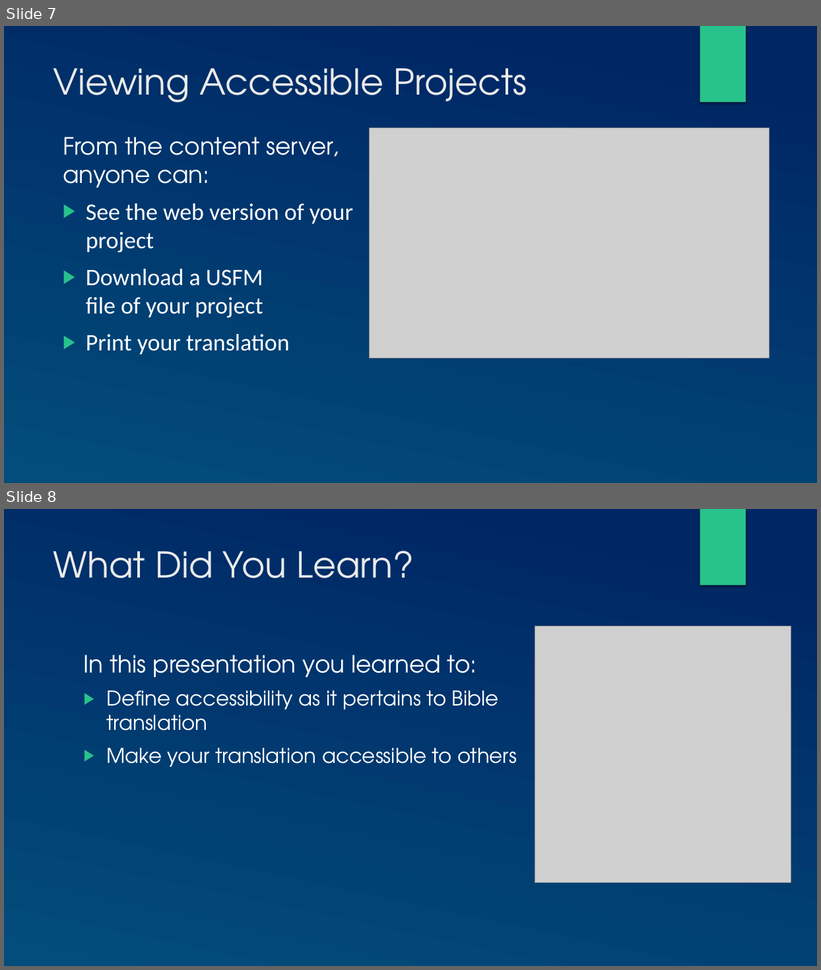
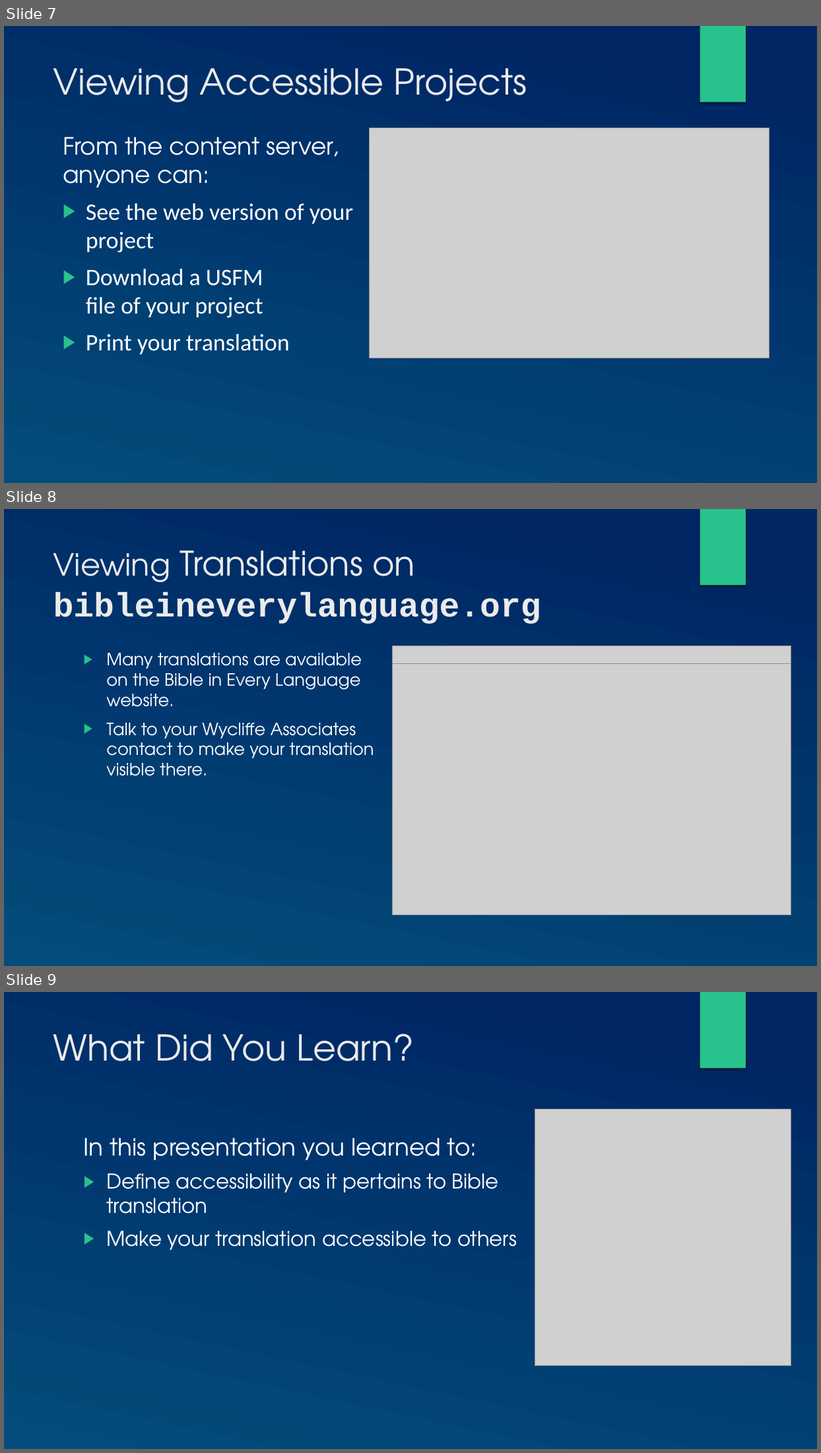
Before and after one commit to WycliffeAssociates/btt-writer-docs, a slide deck: docs/DPublish.pptx. Shown one above the other, each under a label of ours: slides 7 and 8 before the commit, slides 7, 8 and 9 after it. The pictures are 821x970 and 821x1453 pixels, drawn with LibreOffice and Linux fonts; fonts in the diff are those of the drawing; grey boxes stand for pictures; background and template pictures are left out. Boxes give left, top, right and bottom in pixels: in the first picture for what was removed or moved away, otherwise in the second. Text is boxed around its words. In the diff, an @@ line names an element or a change of style, - is before the commit and + after.

```diff
--- a/docs/DPublish.pptx
+++ b/docs/DPublish.pptx
@@ slide 8 added at [4, 509, 817, 966], background gradient #002664 to #024E7B; not listed: 1 template element that a slide beside it also shows @@
@@ title added at [54, 551, 541, 624], 40 pt, text #EBEBEB, bold @@
+Viewing Translations on bibleineverylanguage.org
@@ picture added at [393, 646, 791, 664] @@
@@ text added at [106, 653, 374, 776], 20 pt, text #FFFFFF @@
+▶ Many translations are available on the Bible in Every Language website.
+▶ Talk to your Wycliffe Associates contact to make your translation visible there.
@@ picture added at [393, 663, 791, 916] @@
@@ what was slide 8 is now slide 9 @@
```
Also in this commit, not shown: 1 other file.
